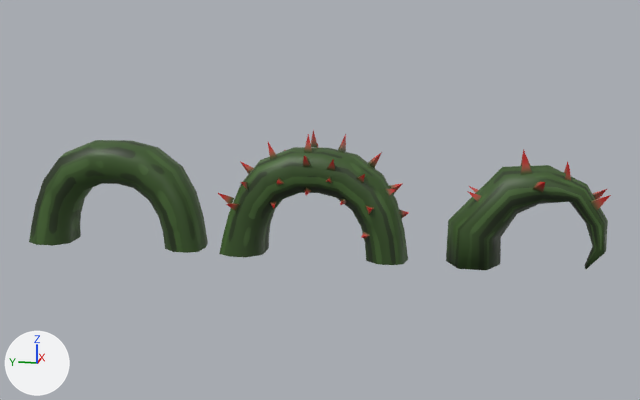
Two versions of the FBX model Assets/Art/Models/Props/Vines_U.fbx, one commit apart.
One viewpoint serves both versions: a 50 mm lens placed at (-32.0, -6.6, 10.1), pointed at (0.1, -0.2, 2.1). The lights are fixed; the arrows at lower left show +X, +Y and +Z.

Names of what the first picture shows: 'Vine_End', 'Vine_U', 'Vine_Walkable'.
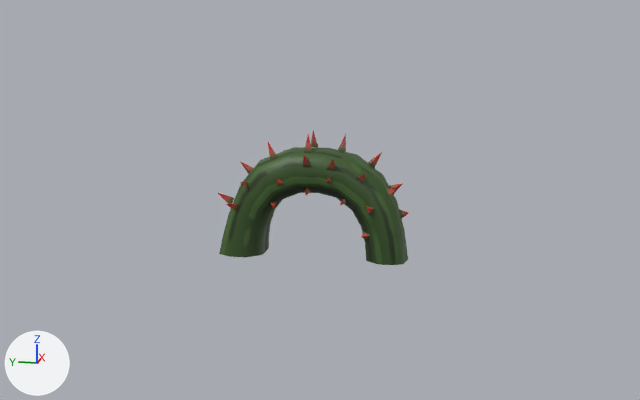
Edits to the bpy script that builds the scene:
```text
Remove ob_vine_end:
    ob_vine_end = bpy.data.objects.new('Vine_End', me_cylinder)
    ob_vine_end.location = (0.0, -6.0, 0.0)
Remove ob_vine_walkable:
    ob_vine_walkable = bpy.data.objects.new('Vine_Walkable', me_cube_001)
    ob_vine_walkable.location = (0.0, 7.98, 0.0)
```

Pixel boxes [x1, y1, x2, y2] of what changed, in the pictures (640 x 400 px):
'Vine_Walkable', deleted (green)
    before: [29, 140, 208, 253]
'Vine_End', deleted (green)
    before: [446, 149, 611, 270]
